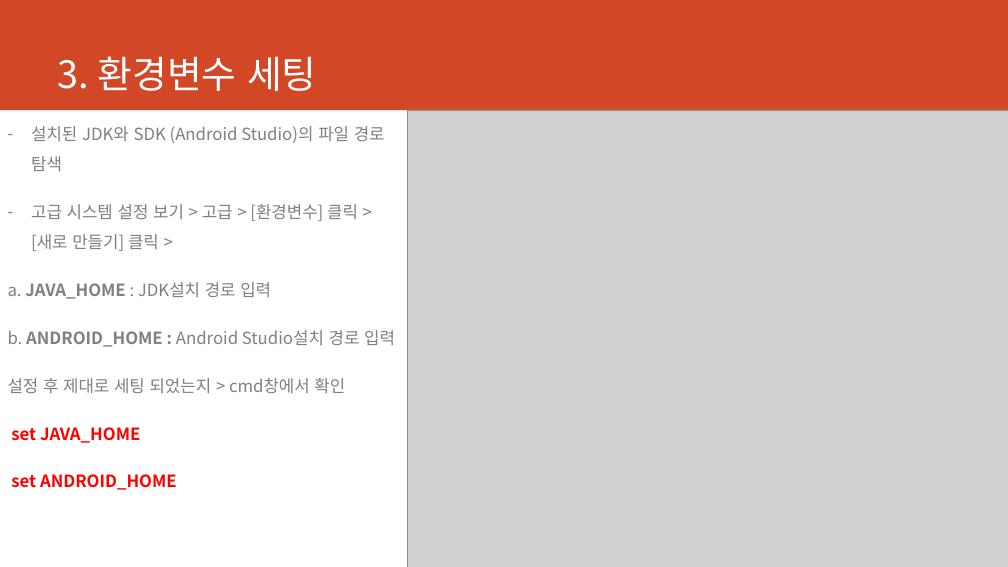
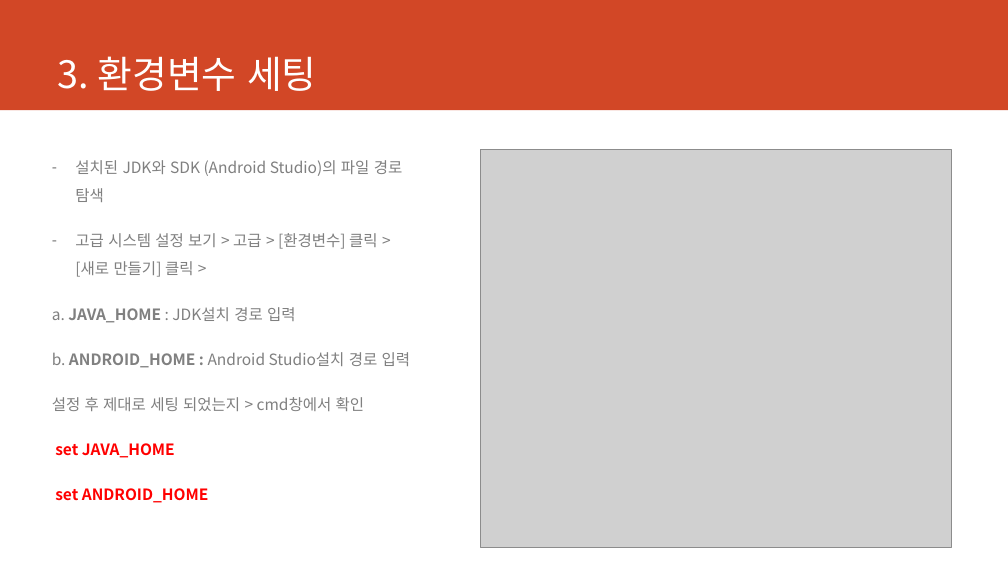
Before and after one commit to jykim240106/katalon, a slide deck: slide 4 of Katalon 설치 가이드.pptx. Drawn at 1008x567 pixels with LibreOffice and Linux fonts; fonts in the diff are those of the drawing; grey boxes stand for pictures. Boxes give left, top, right and bottom in pixels: in the first picture for what was removed or moved away, otherwise in the second. Text is boxed around its words. In the diff, an @@ line names an element or a change of style, - is before the commit and + after.

Commit message:
Update Katalon 설치 가이드.pptx
설치가이드.ppt - 수정

```diff
--- a/Katalon 설치 가이드.pptx
+++ b/Katalon 설치 가이드.pptx
@@ text "설치된 JDK와 SDK (Android Studio)의 ...": place and size @@
-text "설치된 JDK와 SDK (Android Studio)의 ..." at <box>8,126,395,490</box>
+text "설치된 JDK와 SDK (Android Studio)의 ..." at <box>52,160,411,503</box>
@@ text "설치된 JDK와 SDK (Android Studio)의 ..." at <box>52,160,411,503</box>: size 16 to 14.8 pt @@
@@ picture: place and size @@
-picture at <box>408,110,1008,567</box>
+picture at <box>480,150,951,547</box>
```
Also in this commit, not shown: 1 other slide changed.
